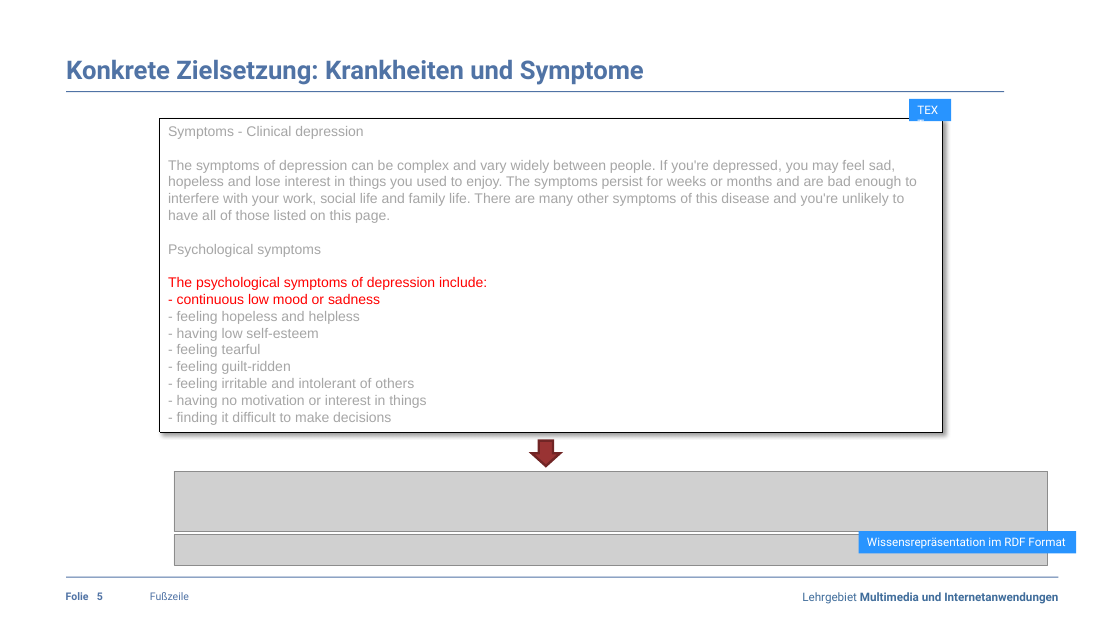
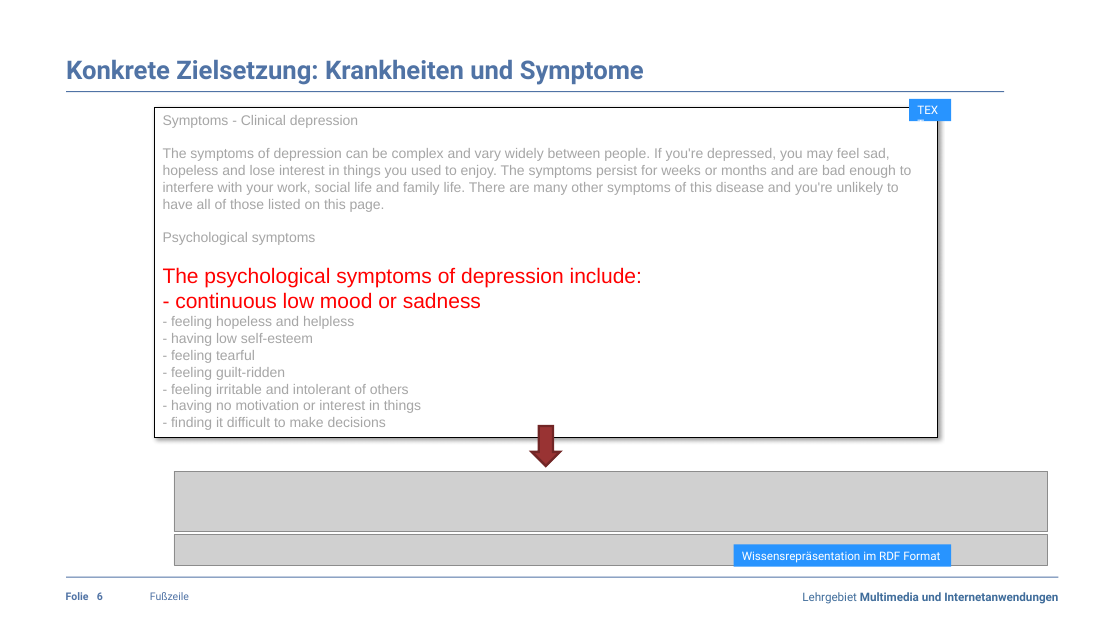
Before and after one commit to claraja/NLP_63458_WS22, a slide deck: slide 6 of Praesentation/Praesentation_Fachpraktikum_MedExtractor_Gruppe5.pptx (slide 5 before the commit). Drawn at 1120x630 pixels with LibreOffice and Linux fonts; fonts in the diff are those of the drawing; grey boxes stand for pictures; background and template pictures are left out. Boxes give left, top, right and bottom in pixels: in the first picture for what was removed or moved away, otherwise in the second. Text is boxed around its words. In the diff, an @@ line names an element or a change of style, - is before the commit and + after.

```diff
--- a/Praesentation/Praesentation_Fachpraktikum_MedExtractor_Gruppe5.pptx
+++ b/Praesentation/Praesentation_Fachpraktikum_MedExtractor_Gruppe5.pptx
@@ rectangle "Symptoms - Clinical depression": place and size @@
-rectangle "Symptoms - Clinical depression" at [160,118,943,432]
+rectangle "Symptoms - Clinical depression" at [155,108,938,439]
@@ text in rectangle at [163,267,642,309]: size 12 to 18 pt in "The psychological symptoms of depression include:", "- continuous low mood or sadness" @@
@@ right arrow: place and size @@
-right arrow at [532,441,560,466]
+right arrow at [532,426,560,466]
@@ rectangle "Wissensrepräsentation im RDF Format": place and size @@
-rectangle "Wissensrepräsentation im RDF Format" at [859,531,1076,553]
+rectangle "Wissensrepräsentation im RDF Format" at [734,544,951,566]
```
Also in this commit, not shown: 5 other slides changed, 2 slides added, 1 other file.
